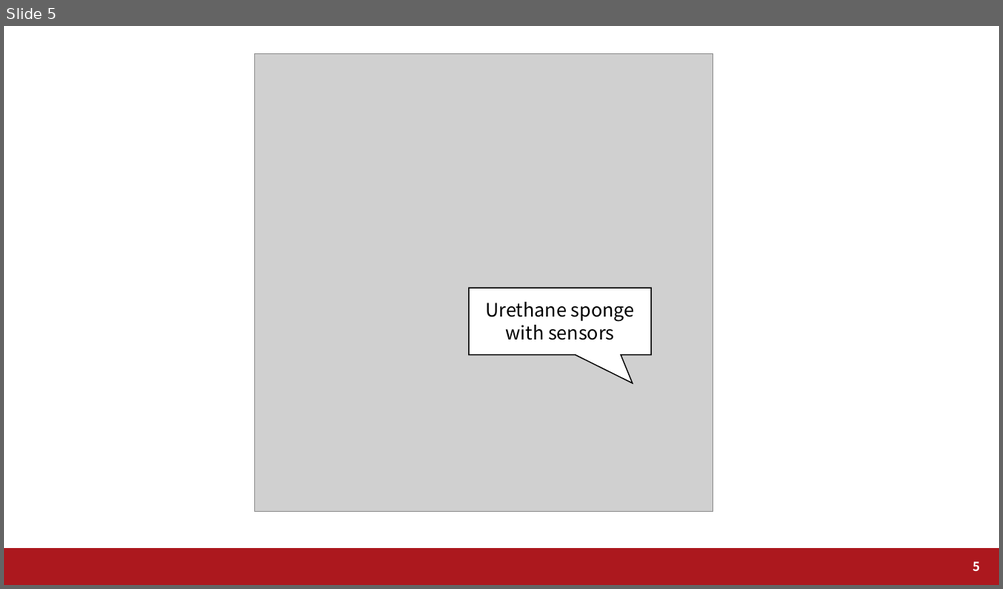
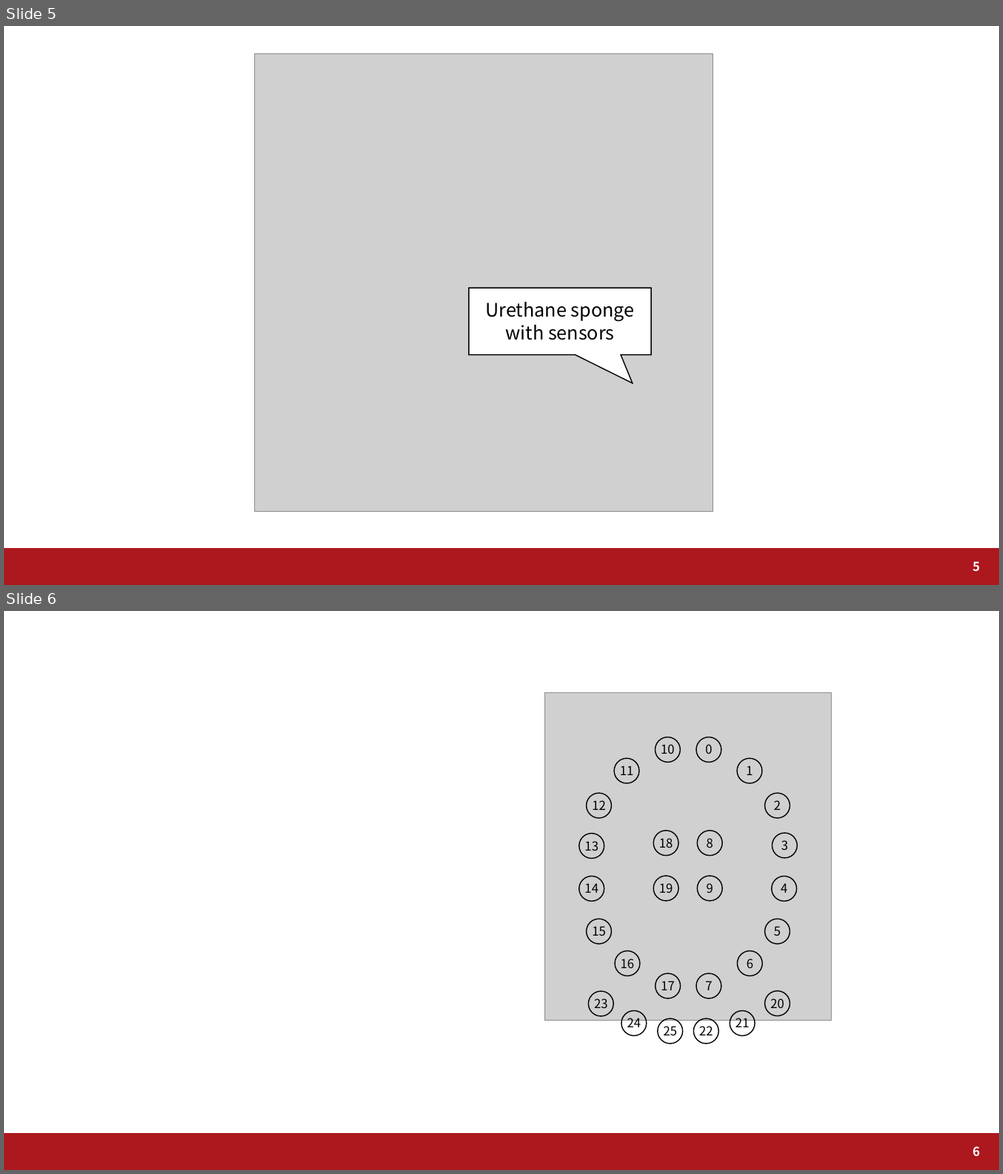
Before and after one commit to a2h1r0/lab, a slide deck: paper/helmet/ISWC2020/figure/source/fig_data.pptx. Shown one above the other, each under a label of ours: slide 5 before the commit, slides 5 and 6 after it. The pictures are 1003x589 and 1003x1174 pixels, drawn with LibreOffice and Linux fonts; fonts in the diff are those of the drawing; grey boxes stand for pictures; background and template pictures are left out. Boxes give left, top, right and bottom in pixels: in the first picture for what was removed or moved away, otherwise in the second. Text is boxed around its words. In the diff, an @@ line names an element or a change of style, - is before the commit and + after.

```diff
--- a/paper/helmet/ISWC2020/figure/source/fig_data.pptx
+++ b/paper/helmet/ISWC2020/figure/source/fig_data.pptx
@@ slide 6 added at [4,611,999,1170], background #FFFFFF; not listed: 1 template element that a slide beside it also shows @@
@@ group added at [545,692,831,1045]: 26 ellipses, 26 texts, 1 picture @@
+1
+0
+7
+11
+10
+17
+12
+2
+15
+5
+16
+6
+18
+8
+19
+9
+13
+3
+14
+4
+23
+20
+24
+21
+25
+22
@@ page number added at [972,1147,979,1157], 12 pt, text #FFFFFF, bold @@
+6
```
Also in this commit, not shown: 1 other slide added, 2 other files.
